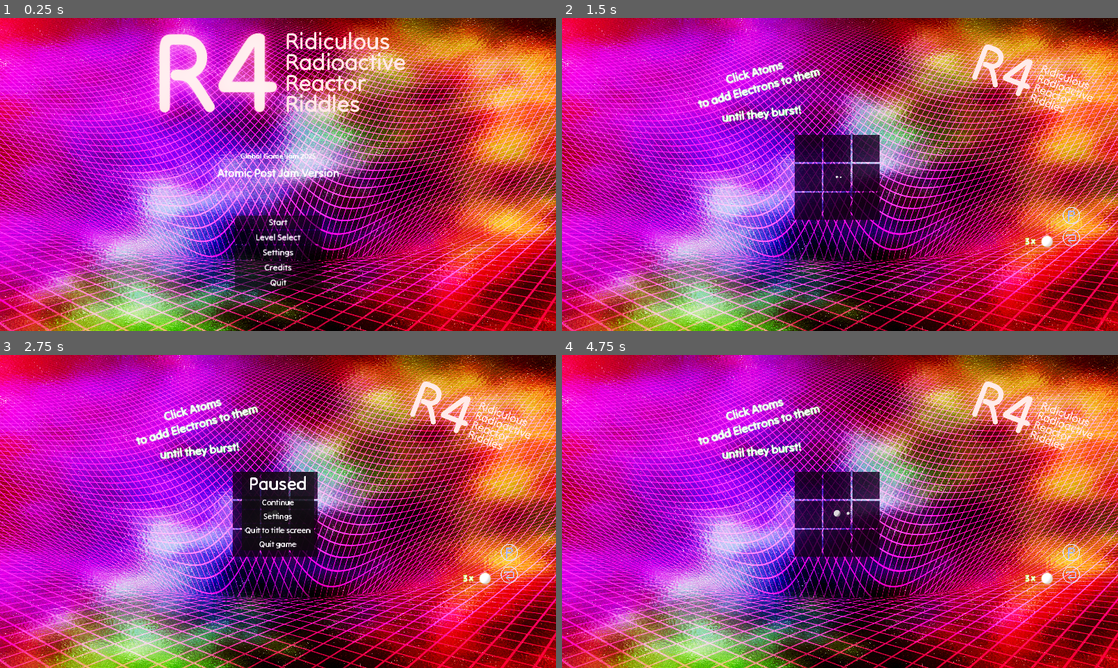
Above: before the commit, frames 1-4 (two rows, left to right).
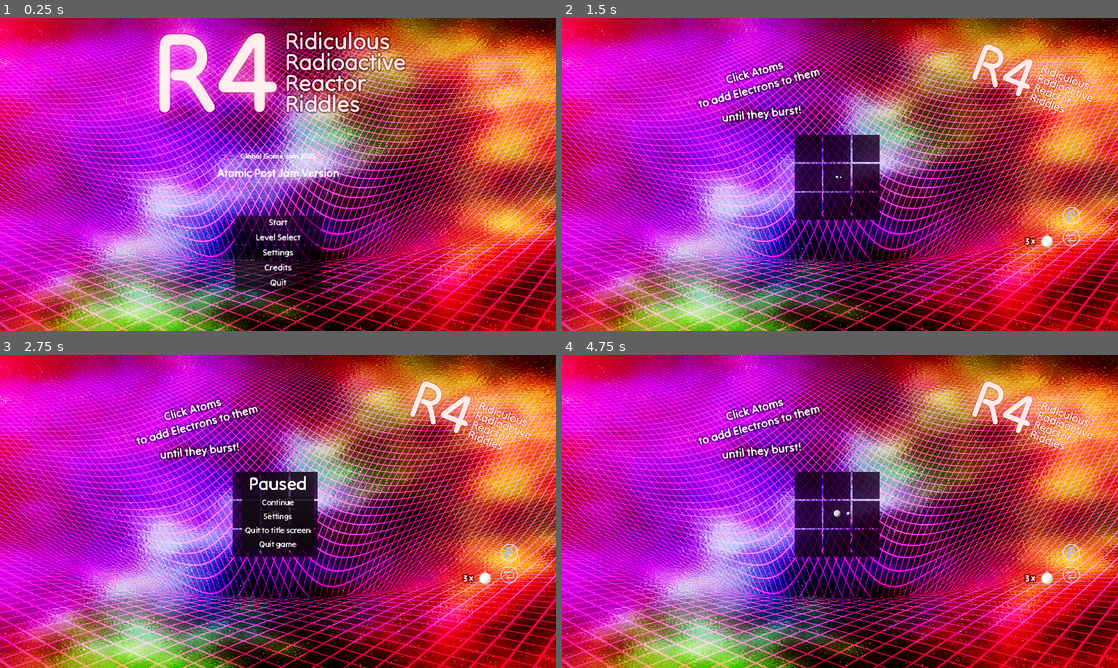
Above: after the commit, the same moments.

Repository: kaiec/ggj25-bubble-game
Game: Godot game, scene res://gamemanager/gamemanager.tscn
The game is run twice, just before and just after one commit, with the same random seed, the same clock (stepped at 60 frames per second) and the same inputs.
Inputs (mouse positions are in pixels of both pictures, inside the frame that each line leads up to):
- Up to frame 1 (0.25 s): no input
- Up to frame 2 (1.5 s): click "Start" at 0.5 s; click (1073, 237) at 1.25 s
- Up to frame 3 (2.75 s): click (511, 552) at 2 s
- Up to frame 4 (4.75 s): click "Continue" at 2.75 s; tap Enter at 3.5 s; move the mouse to (962, 495) at 3.52 s; hold D (move_right) 3.53-4.28 s; click (962, 495) at 3.6 s; tap Space at 4.25 s; move the mouse to (728, 527) at 4.27 s; hold S (move_down) from 4.28 s (still down); click (728, 527) at 4.35 s

The runs differ from the first frame. In frame 1, 2.2% of the frame differs, in the area x 28-73%, y 4-31%; in frame 2, 1.7%; in frame 3, 1.7%; in frame 4, 1.7%.

Commit message:
Outlines for texts

Diff:
--- a/bubble/gui.tscn
+++ b/bubble/gui.tscn
@@ -18,12 +18,16 @@
 font = ExtResource("7_y5e0w")
 font_size = 390
 font_color = Color(1.1, 0.68, 0.68, 1)
+outline_size = 20
+outline_color = Color(0, 0, 0, 0.337255)
 
 [sub_resource type="LabelSettings" id="LabelSettings_fvc73"]
 line_spacing = -30.0
 font = ExtResource("7_y5e0w")
 font_size = 80
 font_color = Color(1.1, 0.68, 0.68, 1)
+outline_size = 20
+outline_color = Color(0, 0, 0, 0.239216)
 
 [node name="GUI" type="Node2D"]
 script = ExtResource("1_i6uln")
--- a/ui/screens/title-screen/title_screen.tscn
+++ b/ui/screens/title-screen/title_screen.tscn
@@ -8,11 +8,15 @@
 line_spacing = 0.0
 font_size = 390
 font_color = Color(1.1, 0.68, 0.68, 1)
+outline_size = 20
+outline_color = Color(0, 0, 0, 0.4)
 
 [sub_resource type="LabelSettings" id="LabelSettings_s0ue6"]
 line_spacing = -30.0
 font_size = 80
 font_color = Color(1.1, 0.68, 0.68, 1)
+outline_size = 20
+outline_color = Color(0, 0, 0, 0.403922)
 
 [sub_resource type="LabelSettings" id="LabelSettings_73xnf"]
 line_spacing = 0.0
--- a/ui/themes/your_theme.tres
+++ b/ui/themes/your_theme.tres
@@ -20,8 +20,8 @@
 default_font = ExtResource("2_dpeau")
 default_font_size = 28
 Label/colors/font_color = Color(1, 1, 1, 1)
-Label/colors/font_outline_color = Color(0.04, 1.5, 0.075, 0.925)
-Label/constants/outline_size = 3
+Label/colors/font_outline_color = Color(0, 0, 0, 0.494118)
+Label/constants/outline_size = 20
 MarginContainer/constants/margin_bottom = 8
 MarginContainer/constants/margin_left = 8
 MarginContainer/constants/margin_right = 8
